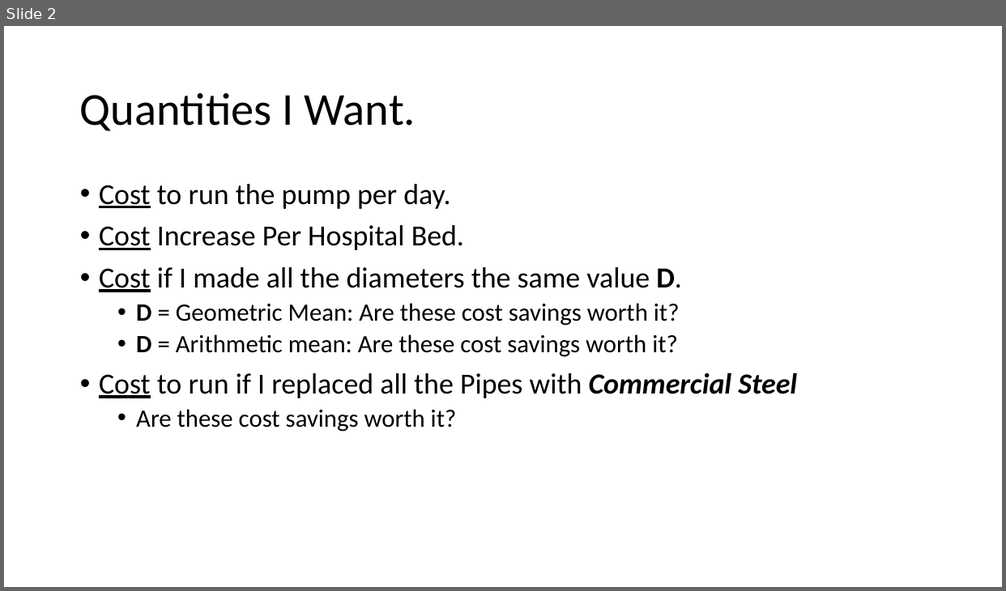
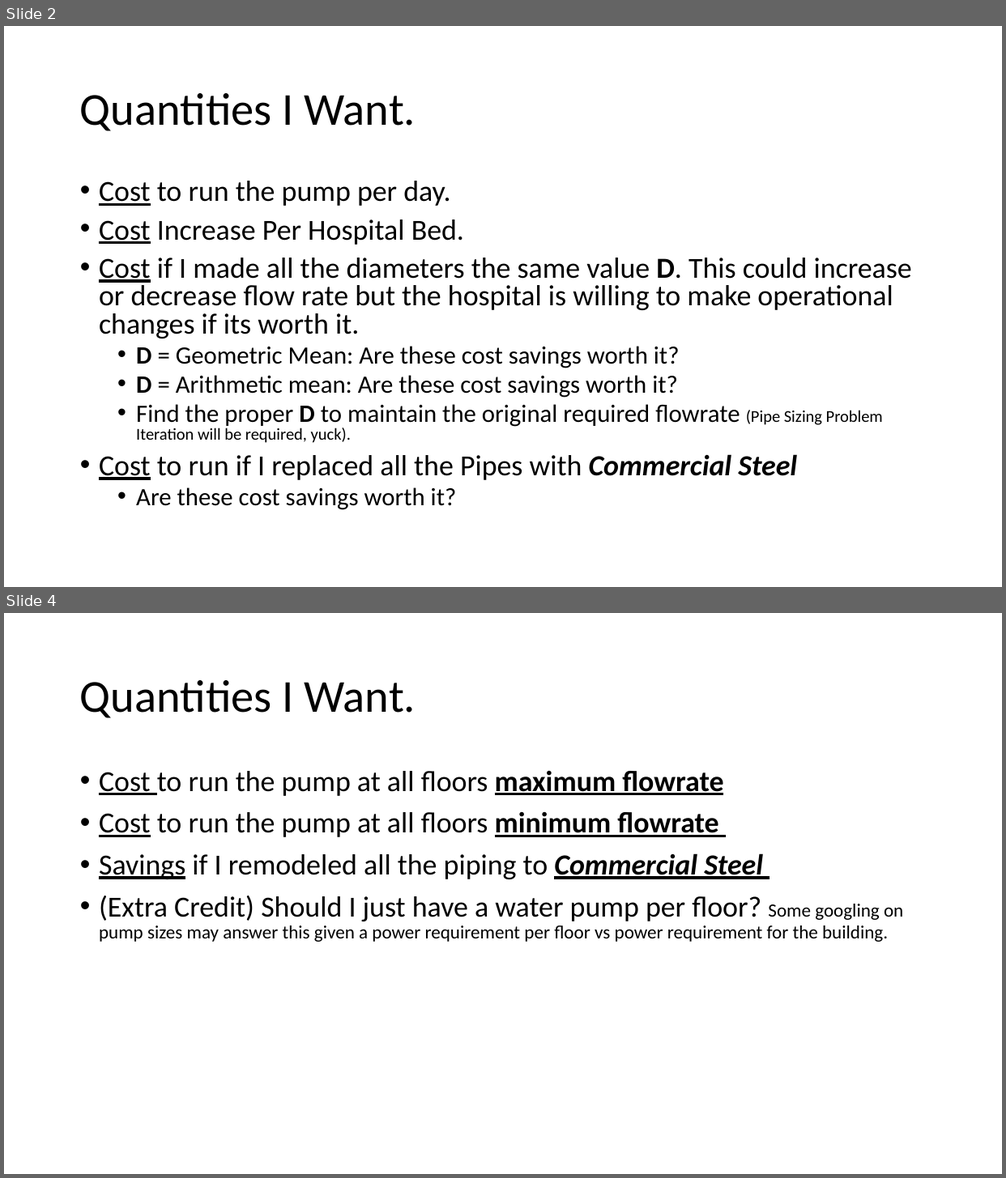
Before and after one commit to smohler/ME322-S20, a slide deck: projects/Project-1.pptx. Shown one above the other, each under a label of ours: slide 2 before the commit, slides 2 and 4 after it; the slides between them are not shown. The pictures are 1006x591 and 1006x1178 pixels, drawn with LibreOffice and Linux fonts; fonts in the diff are those of the drawing. Boxes give left, top, right and bottom in pixels: in the first picture for what was removed or moved away, otherwise in the second. Text is boxed around its words. In the diff, an @@ line names an element or a change of style, - is before the commit and + after.

```diff
--- a/projects/Project-1.pptx
+++ b/projects/Project-1.pptx
@@ slide 4 added at [4, 613, 1002, 1174], background #FFFFFF @@
@@ title added at [80, 680, 416, 718], 44 pt, text #000000 @@
+Quantities I Want.
@@ text added at [99, 771, 903, 942], 28 pt, text #000000 @@
+• Cost to run the pump at all floors maximum flowrate
+• Cost to run the pump at all floors minimum flowrate
+• Savings if I remodeled all the piping to Commercial Steel
+• (Extra Credit) Should I just have a water pump per floor? Some googling on pump sizes may answer this given a power requirement per floor vs power requirement for the building.
@@ slide 2 changed as well @@
@@ text at [99, 181, 797, 510]: line spacing 0.9 to 0.8 @@
@@ text at [99, 258, 912, 339]: text changed @@
-• Cost if I made all the diameters the same value D.
+• Cost if I made all the diameters the same value D. This could increase or decrease flow rate but the hospital is willing to make operational changes if its worth it.
@@ text at [136, 404, 883, 443]: paragraph added @@
+  • Find the proper D to maintain the original required flowrate (Pipe Sizing Problem Iteration will be required, yuck).
```
Also in this commit, not shown: 1 other slide changed, 3 other slides added, 1 other file.
